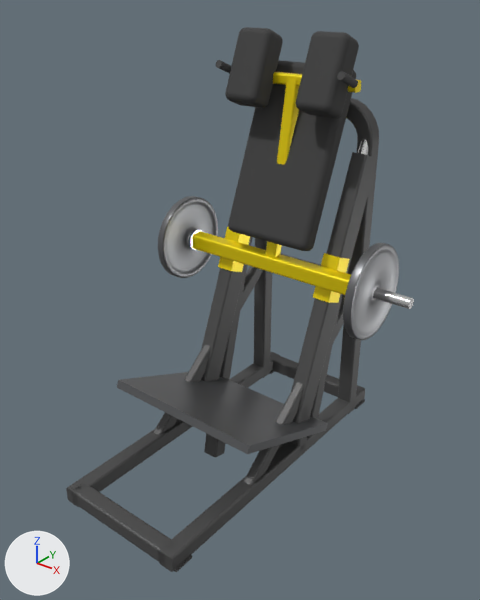
Before and after pictures for a commit that changed the glTF model catalogs/ludus-core/models/LD-WH036/model.glb.
Before and after are seen from a 50 mm lens placed at (1.8, -2.18, 2.21), pointed at (0.07, -0.02, 0.87). Every picture has the same lights, and +X, +Y and +Z are marked at lower left. The first picture is the older version. Both versions are drawn at frame 31 of the action 'movimento'; the numbers are the values there.

Objects in the first picture: 'Mesh_0', 'Mesh_0.001', 'Mesh_0.003', 'Mesh_10', 'Mesh_10.001', 'backrest_pad', 'carriage_beam', 'foot_plate', 'rail_beam.001', 'rear_arch_tube', 'shoulder_pad', 'shoulder_pad.001' and 18 more.
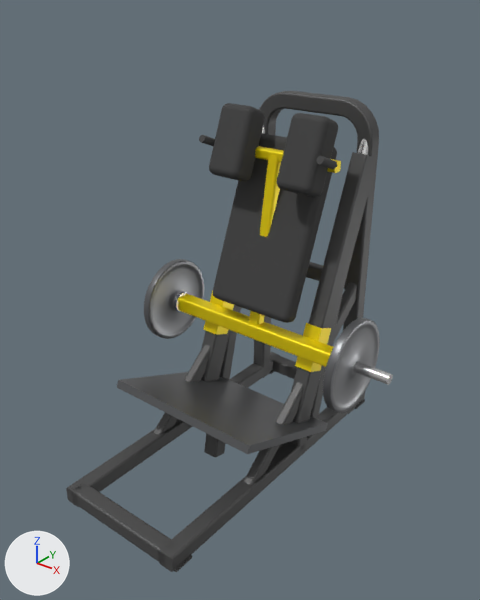
ob_carriage is not drawn itself; it is the parent of ob_carriage_beam, ob_carriage_slider, ob_plate_horn, ob_mesh_10, ob_carriage_slider_001, ob_plate_horn_001, ob_mesh_10_001, ob_backrest_pad.

Where the change shows, as pixel boxes (x1, y1, x2, y2) in the pictures (480 x 600 px):
'backrest_pad', moved: before (228, 60, 356, 251); after (213, 133, 337, 323)
'shoulder_pad.001', moved: before (296, 31, 359, 118); after (277, 113, 338, 197)
'Mesh_10.001', moved: before (343, 243, 399, 341); after (323, 318, 380, 413)
'shoulder_pad', moved: before (225, 27, 283, 108); after (209, 103, 265, 181)
'carriage_beam', moved: before (192, 232, 351, 295); after (178, 294, 333, 367)
'Mesh_10', moved: before (158, 196, 218, 278); after (144, 259, 204, 339)
'Mesh_14', moved: before (265, 79, 299, 257); after (249, 155, 281, 325)
'carriage_slider.001', moved: before (313, 253, 350, 303); after (295, 323, 331, 372)
'Mesh_2.003', moved: before (373, 288, 414, 309); after (353, 362, 393, 385)
'carriage_slider', moved: before (218, 227, 250, 272); after (203, 290, 234, 335)
'Mesh_15', moved: before (273, 72, 361, 93); after (255, 146, 341, 173)
'handle.001', moved: before (337, 71, 358, 88); after (316, 156, 337, 169)
'handle', moved: before (216, 60, 231, 74); after (199, 135, 215, 146)
'Mesh_2', moved: before (188, 229, 202, 250); after (174, 292, 188, 312)
'rail_beam', unchanged, covered by the edit: before (201, 237, 253, 381); after (201, 305, 236, 381)

The change, as a diff of the scene's bpy script:
```diff
--- a/catalogs/ludus-core/models/LD-WH036/model.glb.py
+++ b/catalogs/ludus-core/models/LD-WH036/model.glb.py
@@ ob_carriage @@
 ob_carriage.parent = ob_equipment
-ob_carriage.location = (0.0, 0.399, 0.902)
+ob_carriage.location = (0.0, 0.27, 0.577)
```
